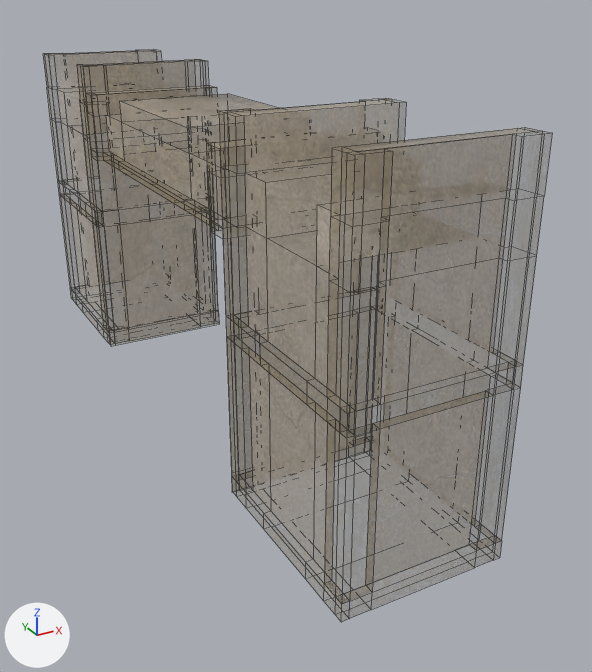
What one commit did to the FBX model Map/Assets/Models/Yamato/Yamato_wall_entrance_onConstruction/Yamato_wall_entrance_onConstruction.fbx.
One viewpoint serves both versions: a camera (50 mm lens) standing at (-4.8, -11.75, 6.3) and looking at (0.78, -1.61, 1.23). Lighting does not change. The marker at lower left points along +X, +Y and +Z. Mesh edges are drawn as thin lines. Where no turn or scale is listed for an object, it has been applied to the vertices. Vertices at the same position are counted once.

Script lines for the objects in view, before the commit:
```python
mat_techob = bpy.data.materials.new('TechoB')
mat_techob.use_nodes = True; mat_techob.node_tree.nodes.clear()
_N = mat_techob.node_tree.nodes; _L = mat_techob.node_tree.links
n0 = _N.new('ShaderNodeBsdfPrincipled'); n0.name = 'Principled BSDF'
n0.inputs[2].default_value = 0.69  # 'Roughness'
n1 = _N.new('ShaderNodeOutputMaterial'); n1.name = 'Material Output'
n2 = _N.new('ShaderNodeTexImage'); n2.name = 'Image Texture'
n2.image = img_brown_lightbrown_png
n3 = _N.new('ShaderNodeTexImage'); n3.name = 'Image Texture.001'
n3.image = img_brown_lightbrown_png
n4 = _N.new('ShaderNodeTexImage'); n4.name = 'Image Texture.002'
n4.image = img_brown_lightbrown_png
_L.new(n2.outputs[0], n0.inputs[0])  # 'Color' to 'Base Color'
_L.new(n3.outputs[0], n0.inputs[18])  # 'Color' to 'Transmission Weight'
_L.new(n4.outputs[0], n0.inputs[4])  # 'Color' to 'Alpha'
_L.new(n0.outputs[0], n1.inputs[0])  # 'BSDF' to 'Surface'
me_cube_003 = bpy.data.meshes.new('Cube.003')
me_cube_003.from_pydata(...)  # 311 vertices, 318 faces; spans x -1.1..1.1, y -1.37..1.37, z -2.5..2.5
me_cube_003.materials.append(mat_techob)
me_cube_004 = bpy.data.meshes.new('Cube.004')
me_cube_004.from_pydata(...)  # 311 vertices, 318 faces; spans x -1.1..1.1, y -1.37..1.37, z -2.5..2.5
me_cube_004.materials.append(mat_techob)
me_cube_005 = bpy.data.meshes.new('Cube.005')
me_cube_005.from_pydata(...)  # 140 vertices, 96 faces; spans x -1.1..1.1, y -2.7..2.71, z -2.7..2.28
me_cube_005.materials.append(mat_puerta_001)
ob_cube_000 = bpy.data.objects.new('Cube.000', me_cube_004)
ob_cube_000.location = (0.0, 3.53, 2.5)
ob_cube_002 = bpy.data.objects.new('Cube.002', me_cube_003)
ob_cube_002.location = (0.0, -4.66, 2.5)
ob_cube_005 = bpy.data.objects.new('Cube.005', me_cube_005)
ob_cube_005.location = (0.0, -0.57, 2.67)
```
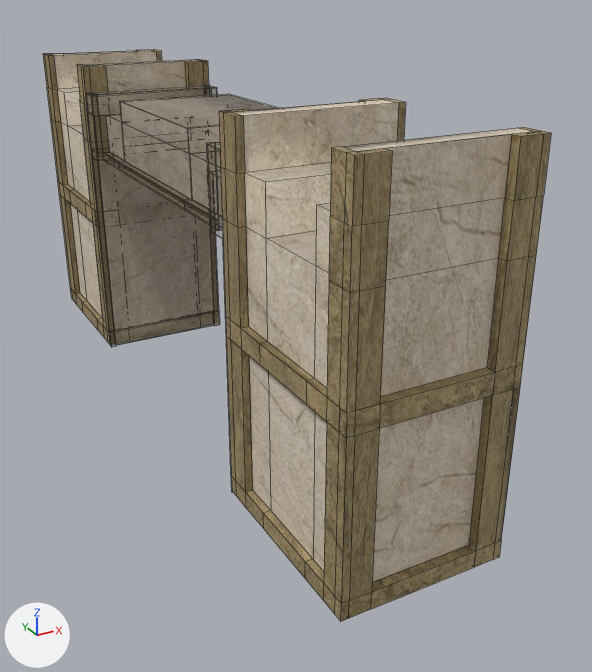
Commit message: Fixing some problems with the wall's entrance

Location of each change, [x1, y1, x2, y2] in pixels of the pictures (592 x 672 px):
'Cube.000', surface changed, moved
    before: [50, 50, 218, 333]
    after: [219, 98, 551, 621]
'Cube.002', surface changed, moved
    before: [233, 100, 533, 604]
    after: [43, 49, 219, 345]
'Cube.005', reshaped
    before: [86, 85, 382, 493]
    after: [86, 85, 277, 493]
part 1 of me_cube_005, added (brown)
    after: [86, 85, 274, 491]

Edits to the bpy script that builds the scene:
```text
Change mat_techob:
    remove n3 = _N.new('ShaderNodeTexImage'); n3.name = 'Image Texture.001'
    remove n3.image = img_brown_lightbrown_png
    remove n4 = _N.new('ShaderNodeTexImage'); n4.name = 'Image Texture.002'
    remove n4.image = img_brown_lightbrown_png
    where n0 = _N.new('ShaderNodeBsdfPrincipled'); n0.name = 'Principled BSDF'
    remove _L.new(n3.outputs[0], n0.inputs[18])  # 'Color' to 'Transmission Weight'
    remove _L.new(n4.outputs[0], n0.inputs[4])  # 'Color' to 'Alpha'
Change me_cube_005:
    used by ob_cube_005; location = (0.0, -0.57, 2.67)
    remove me_cube_005.from_pydata(...)  # 140 vertices, 96 faces; spans x -1.1..1.1, y -2.7..2.71, z -2.7..2.28
    add me_cube_005.from_pydata(...)  # 284 vertices, 280 faces; spans x -1.1..1.1, y -2.7..2.74, z -2.7..2.28
    me_cube_005 part 1
    138 vertices are added at x -1.1..1.1, y -2.7..2.74, z -2.7..2.27
    6 new vertices lie (0.0, 0.0, 0.31) away from vertices in x -1.09..1.09, y -2.35..2.68, z 1.54
    184 new faces join them
Change ob_cube_002:
    ob_cube_002.location: (0.0, -4.66, 2.5) -> (0.0, 3.53, 2.5)
Change ob_cube_000:
    ob_cube_000.location: (0.0, 3.53, 2.5) -> (0.0, -4.65, 2.5)
```
